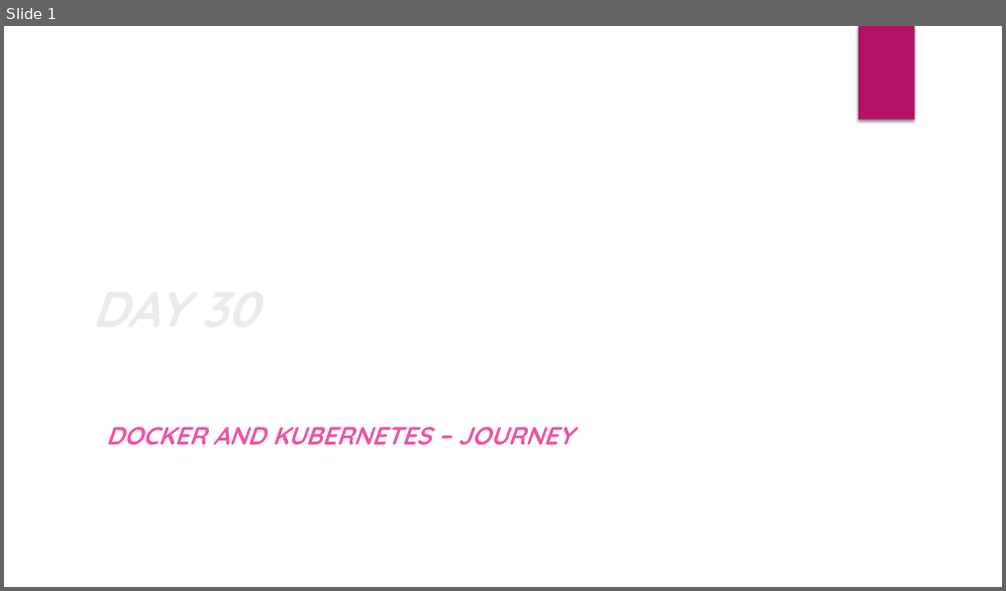
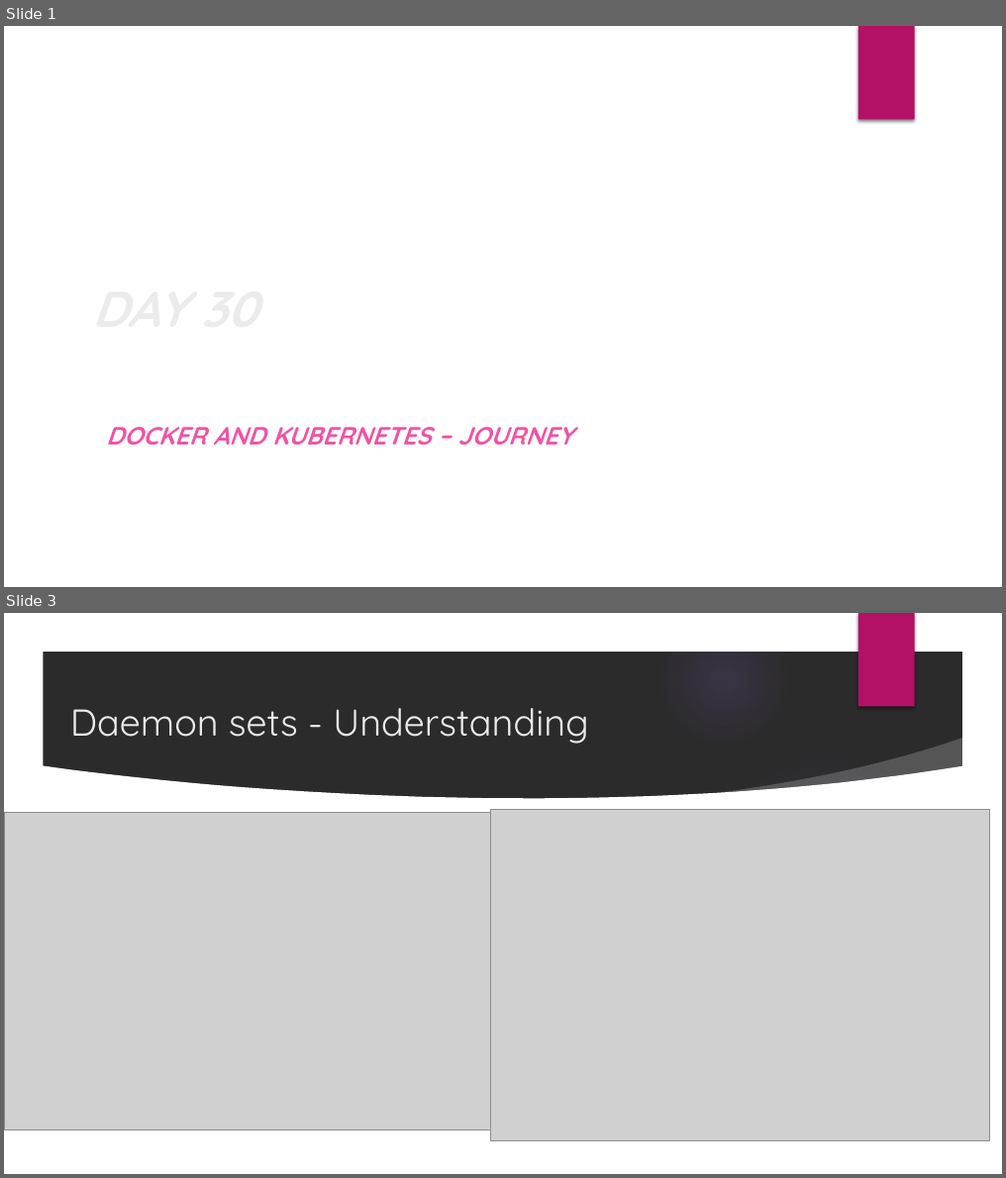
Before and after one commit to deepkumartraining/docker-k8s-April23, a slide deck: Day30/DockerAndKubernetes_Training-Day30.pptx. Shown one above the other, each under a label of ours: slide 1 before the commit, slides 1 and 3 after it; the slides between them are not shown. The pictures are 1006x591 and 1006x1178 pixels, drawn with LibreOffice and Linux fonts; fonts in the diff are those of the drawing; grey boxes stand for pictures; background and template pictures are left out; a plain dark background stands for a picture behind light text. Boxes give left, top, right and bottom in pixels: in the first picture for what was removed or moved away, otherwise in the second. Text is boxed around its words. In the diff, an @@ line names an element or a change of style, - is before the commit and + after.

Commit message:
daemonset details updated

```diff
--- a/Day30/DockerAndKubernetes_Training-Day30.pptx
+++ b/Day30/DockerAndKubernetes_Training-Day30.pptx
@@ slide 3 added at (4, 613, 1002, 1174), background picture (left out); not listed: 1 template element that a slide beside it also shows @@
@@ group added at (4, 613, 1002, 1174): 5 ellipses, 3 freeform shapes @@
@@ title added at (70, 708, 588, 744), 36 pt, text #EBEBEB @@
+Daemon sets - Understanding
@@ picture added at (4, 812, 491, 1131) @@
@@ picture added at (491, 810, 990, 1143) @@
```
Also in this commit, not shown: 1 slide changed, 1 other slide added, 3 other files.
